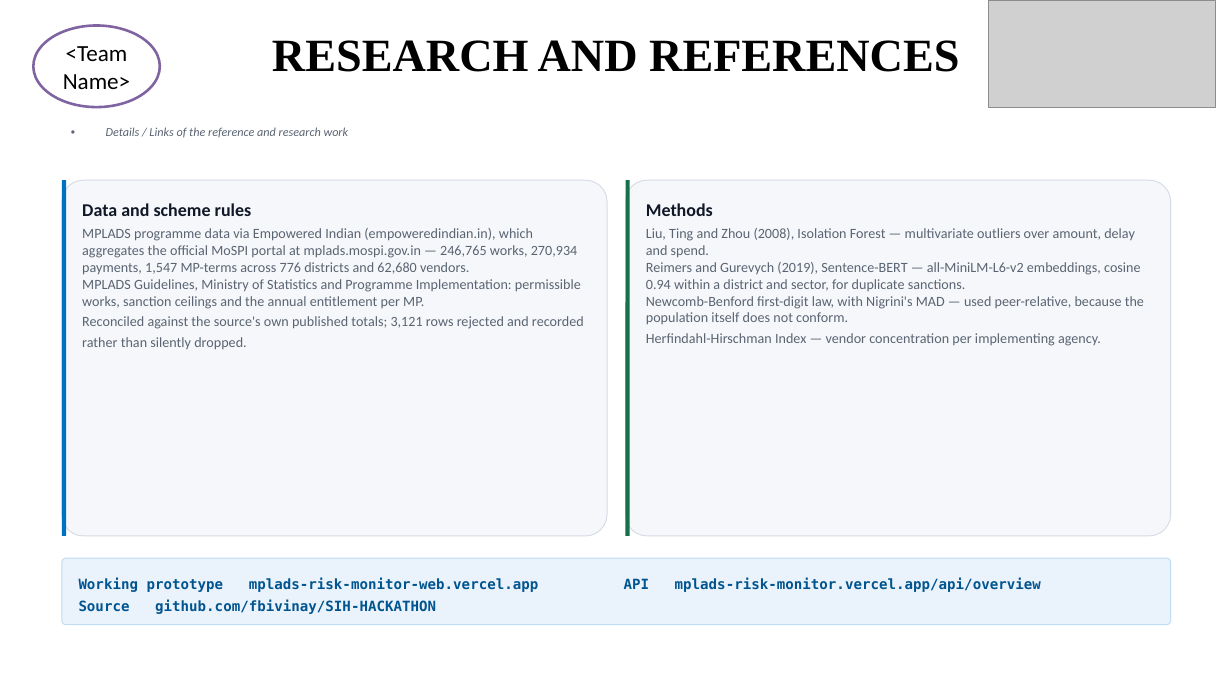
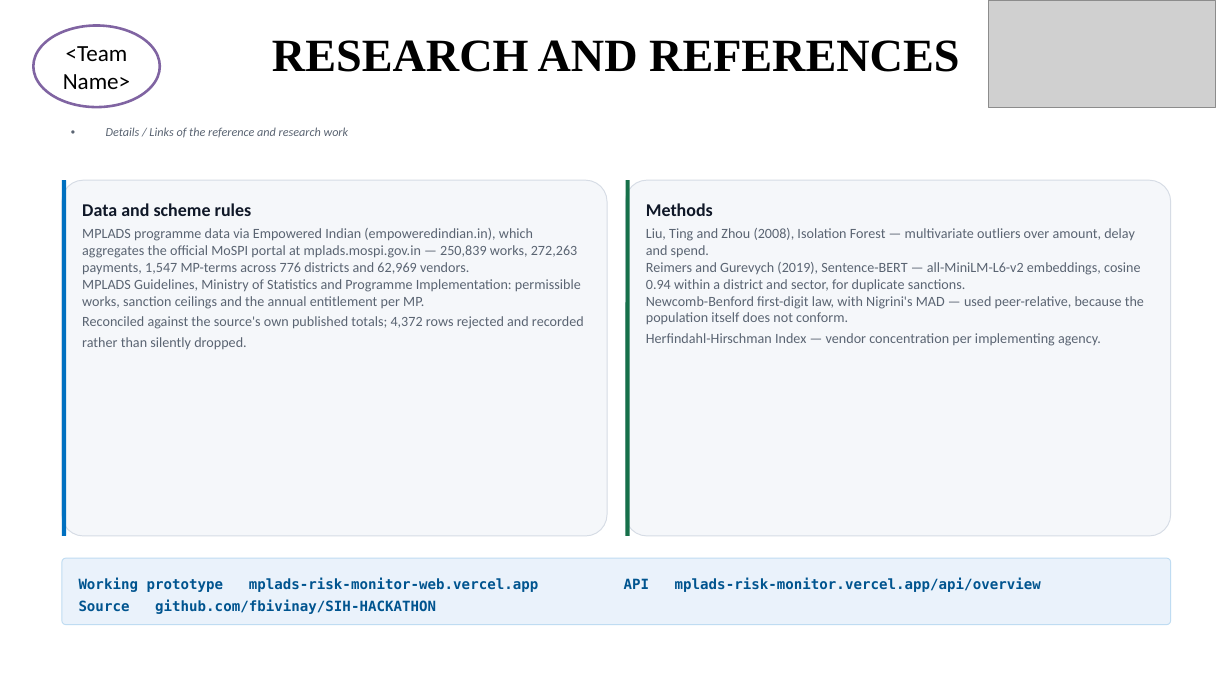
Before and after one commit to fbivinay/SIH-HACKATHON, a slide deck: slide 6 of docs/deck/SIH26102-MPLADS-SIH-Idea.pptx. Drawn at 1232x693 pixels with LibreOffice and Linux fonts; fonts in the diff are those of the drawing; grey boxes stand for pictures. Boxes give left, top, right and bottom in pixels: in the first picture for what was removed or moved away, otherwise in the second. Text is boxed around its words. In the diff, an @@ line names an element or a change of style, - is before the commit and + after.

```diff
--- a/docs/deck/SIH26102-MPLADS-SIH-Idea.pptx
+++ b/docs/deck/SIH26102-MPLADS-SIH-Idea.pptx
@@ text at bbox=[82, 228, 584, 349]: text changed @@
-MPLADS programme data via Empowered Indian (empoweredindian.in), which aggregates the official MoSPI portal at mplads.mospi.gov.in — 246,765 works, 270,934 payments, 1,547 MP-terms across 776 districts and 62,680 vendors.
-MPLADS Guidelines, Ministry of Statistics and Programme Implementation: permissible works, sanction ceilings and the annual entitlement per MP.
-Reconciled against the source's own published totals; 3,121 rows rejected and recorded rather than silently dropped.
+MPLADS programme data via Empowered Indian (empoweredindian.in), which aggregates the official MoSPI portal at mplads.mospi.gov.in — 250,839 works, 272,263 payments, 1,547 MP-terms across 776 districts and 62,969 vendors.
+MPLADS Guidelines, Ministry of Statistics and Programme Implementation: permissible works, sanction ceilings and the annual entitlement per MP.
+Reconciled against the source's own published totals; 4,372 rows rejected and recorded rather than silently dropped.
```
Also in this commit, not shown: 4 other slides changed, 1 other file.
